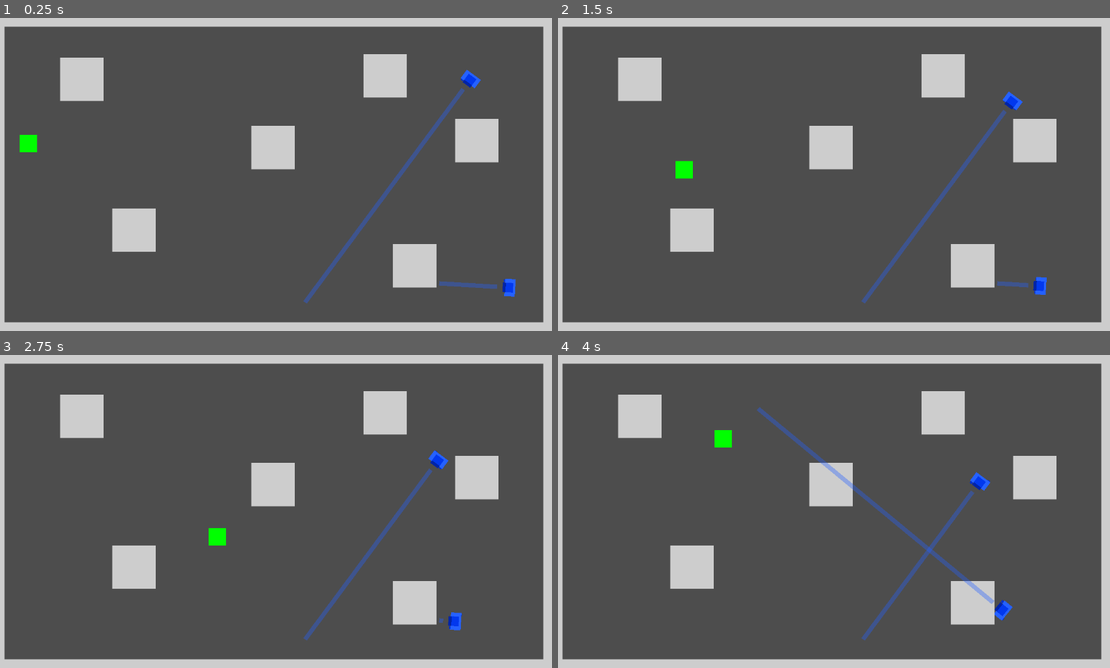
Above: before the commit, frames 1-4 (two rows, left to right).
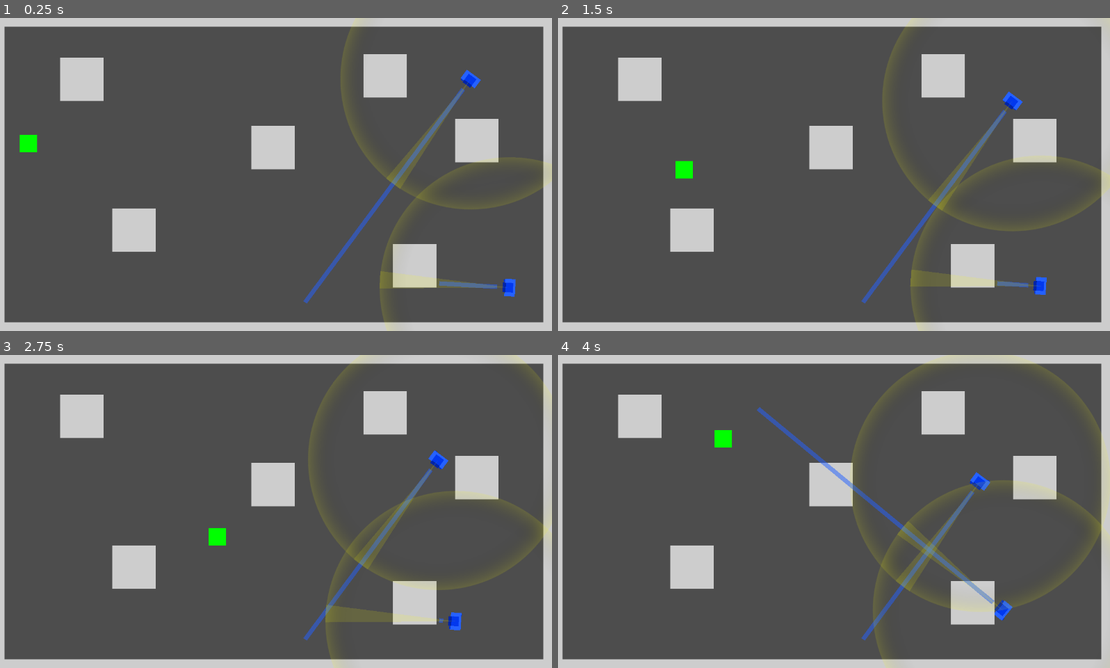
Above: after the commit, the same moments.

Repository: Toxe/godot-state-machines
Game: Godot game, scene res://scenes/main.tscn
The game is run twice, just before and just after one commit, with the same random seed, the same clock (stepped at 60 frames per second) and the same inputs.
Inputs:
- Up to frame 1 (0.25 s): no input
- Up to frame 2 (1.5 s): tap Enter at 0.5 s; hold D (move_right) 0.53-1.28 s; hold S (move_down) from 1.28 s (still down)
- Up to frame 3 (2.75 s): release S (move_down) at 2.03 s; hold D (move_right) from 2.03 s (still down)
- Up to frame 4 (4 s): release D (move_right) at 2.78 s; hold W (move_up) 2.78-3.53 s; hold A (move_left) from 3.53 s (still down)

The runs differ from the first frame. In frame 1, 1.5% of the frame differs, in the area x 55-100%, y 0-100%; in frame 2, 1.3%; in frame 3, 1.1%; in frame 4, 1.8%, in the area x 36-100%, y 0-100%.

Commit message:
Visualize the guard detection area and raycast cone

Diff:
--- /dev/null
+++ b/assets/images/guard/player_detection_area.svg
@@ -0,0 +1,22 @@
+<?xml version="1.0" encoding="UTF-8"?>
+<svg id="Layer_2" data-name="Layer 2" xmlns="http://www.w3.org/2000/svg" xmlns:xlink="http://www.w3.org/1999/xlink" viewBox="0 0 600 600">
+  <defs>
+    <style>
+      .cls-1 {
+        fill: url(#radial-gradient);
+        stroke-width: 0px;
+      }
+    </style>
+    <radialGradient id="radial-gradient" cx="300" cy="300" fx="300" fy="300" r="300" gradientUnits="userSpaceOnUse">
+      <stop offset=".8" stop-color="#000" stop-opacity="0"/>
+      <stop offset=".81" stop-color="#0c0c0c" stop-opacity=".05"/>
+      <stop offset=".85" stop-color="#2d2d2d" stop-opacity=".18"/>
+      <stop offset=".89" stop-color="#626262" stop-opacity=".39"/>
+      <stop offset=".94" stop-color="#acacac" stop-opacity=".67"/>
+      <stop offset="1" stop-color="#fff"/>
+    </radialGradient>
+  </defs>
+  <g id="Layer_1-2" data-name="Layer 1">
+    <circle class="cls-1" cx="300" cy="300" r="300"/>
+  </g>
+</svg>
--- a/scenes/blue_guard/blue_guard.tscn
+++ b/scenes/blue_guard/blue_guard.tscn
@@ -9,6 +9,7 @@
 [ext_resource type="Script" path="res://scenes/blue_guard/states/player_lost.gd" id="7_h5y3y"]
 [ext_resource type="Texture2D" uid="uid://vn8q8kfw6tkp" path="res://assets/images/guard/player_spotted.svg" id="8_v6sjr"]
 [ext_resource type="Texture2D" uid="uid://13cd1hx1fosw" path="res://assets/images/guard/player_lost.svg" id="9_3wiw8"]
+[ext_resource type="Texture2D" uid="uid://b75wqpqc0yiuh" path="res://assets/images/guard/player_detection_area.svg" id="10_nogrx"]
 
 [sub_resource type="CircleShape2D" id="CircleShape2D_6n4mb"]
 radius = 20.0
@@ -189,7 +190,7 @@
 [node name="Line2D" type="Line2D" parent="StateMachine/walk"]
 visible = false
 points = PackedVector2Array(0, 0, 0, 0)
-default_color = Color(0.145098, 0.380392, 1, 0.368627)
+default_color = Color(0.145098, 0.380392, 1, 0.521569)
 
 [node name="player_spotted" type="Node" parent="StateMachine" node_paths=PackedStringArray("follow_player_state")]
 script = ExtResource("5_r3dyb")
@@ -232,6 +233,11 @@
 enabled = false
 target_position = Vector2(300, 20)
 collision_mask = 7
+
+[node name="Polygon2D" type="Polygon2D" parent="PlayerDetector"]
+z_index = 4
+color = Color(1, 1, 0, 0.141176)
+polygon = PackedVector2Array(300, -20, 300, 0, 300, 20, 0, 0)
 
 [node name="AnimationPlayer" type="AnimationPlayer" parent="."]
 libraries = {
@@ -322,6 +328,11 @@
 position = Vector2(0, -80)
 texture = ExtResource("9_3wiw8")
 
+[node name="PlayerDetectionAreaSprite" type="Sprite2D" parent="."]
+modulate = Color(1, 1, 0, 0.137255)
+z_index = 4
+texture = ExtResource("10_nogrx")
+
 [connection signal="timeout" from="StateMachine/follow_player/PlayerLostTimer" to="StateMachine/follow_player" method="_on_player_lost_timer_timeout"]
 [connection signal="body_entered" from="PlayerDetector" to="." method="_on_player_detector_body_entered"]
 [connection signal="body_exited" from="PlayerDetector" to="." method="_on_player_detector_body_exited"]
Not shown, added: assets/images/guard/player_detection_area.svg.import
Not shown: 1 places in scenes/blue_guard/blue_guard.tscn that only renumber resources
